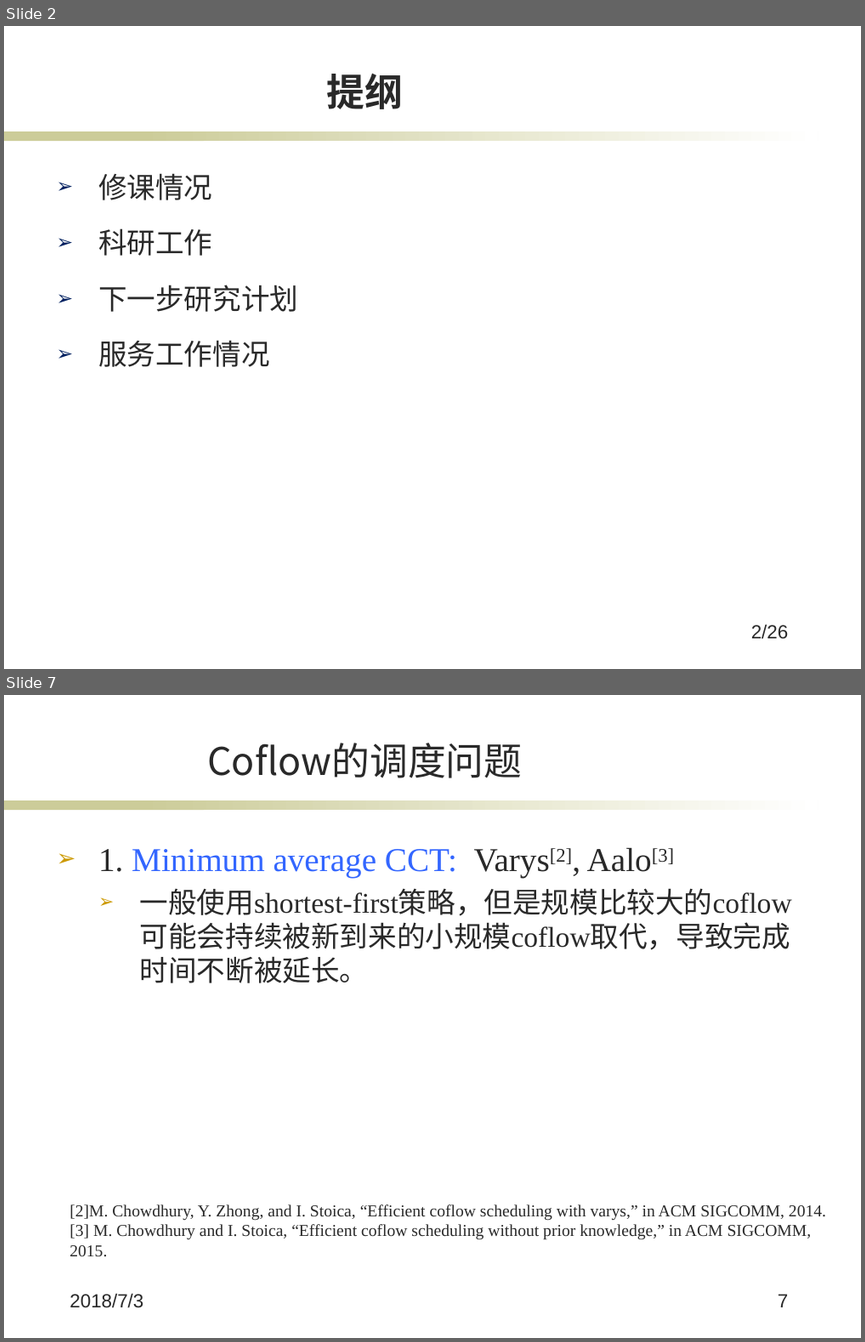
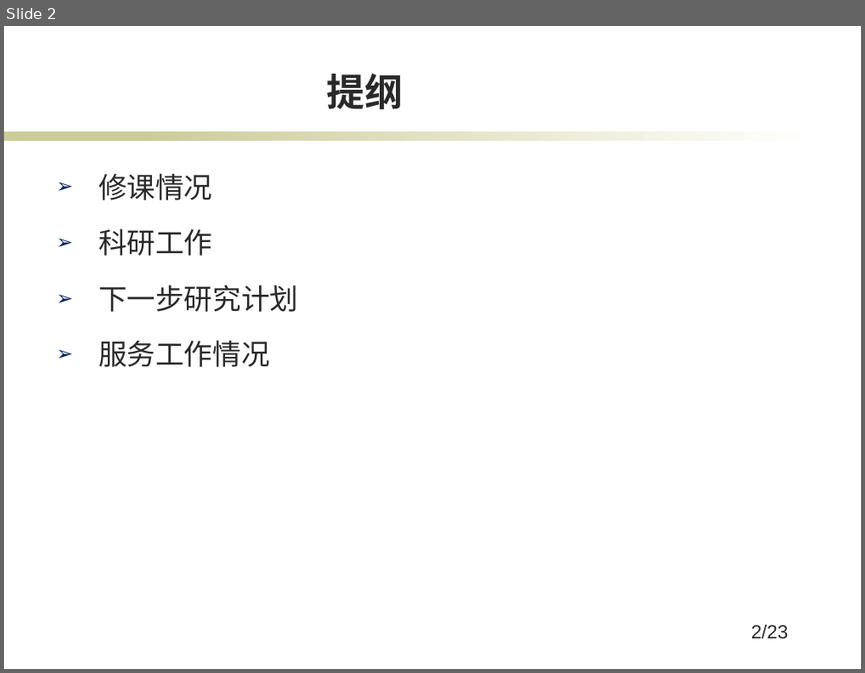
Before and after one commit to jkfhklh/papers-reading, a slide deck: 中期考核2018/B14.pptx. Shown one above the other, each under a label of ours: slides 2 and 7 before the commit, slide 2 after it; the slides between them are not shown. The pictures are 865x1342 and 865x673 pixels, drawn with LibreOffice and Linux fonts; fonts in the diff are those of the drawing; background and template pictures are left out. Boxes give left, top, right and bottom in pixels: in the first picture for what was removed or moved away, otherwise in the second. Text is boxed around its words. In the diff, an @@ line names an element or a change of style, - is before the commit and + after.

```diff
--- a/中期考核2018/B14.pptx
+++ b/中期考核2018/B14.pptx
@@ slide 7 removed at [4,695,861,1338], background #FFFFFF; not listed: 2 template elements that a slide beside it also shows @@
@@ title removed at [207,743,522,778] @@
-Coflow的调度问题
@@ text removed at [98,847,792,983] @@
-➢ 1. Minimum average CCT: Varys[2], Aalo[3]
-  ➢ 一般使用shortest-first策略，但是规模比较大的coflow可能会持续被新到来的小规模coflow取代，导致完成时间不断被延长。
@@ text removed at [69,1204,826,1256] @@
-[2]M. Chowdhury, Y. Zhong, and I. Stoica, “Efficient coflow scheduling with varys,” in ACM SIGCOMM, 2014.
-[3] M. Chowdhury and I. Stoica, “Efficient coflow scheduling without prior knowledge,” in ACM SIGCOMM, 2015.
@@ text removed at [69,1293,143,1308] @@
-2018/7/3
@@ page number removed at [778,1293,788,1307] @@
-7
@@ page number at [751,624,788,639]: text changed @@
-2/26
+2/23
```
Also in this commit, not shown: 3 slides changed, 19 slides added, 5 other slides removed.
